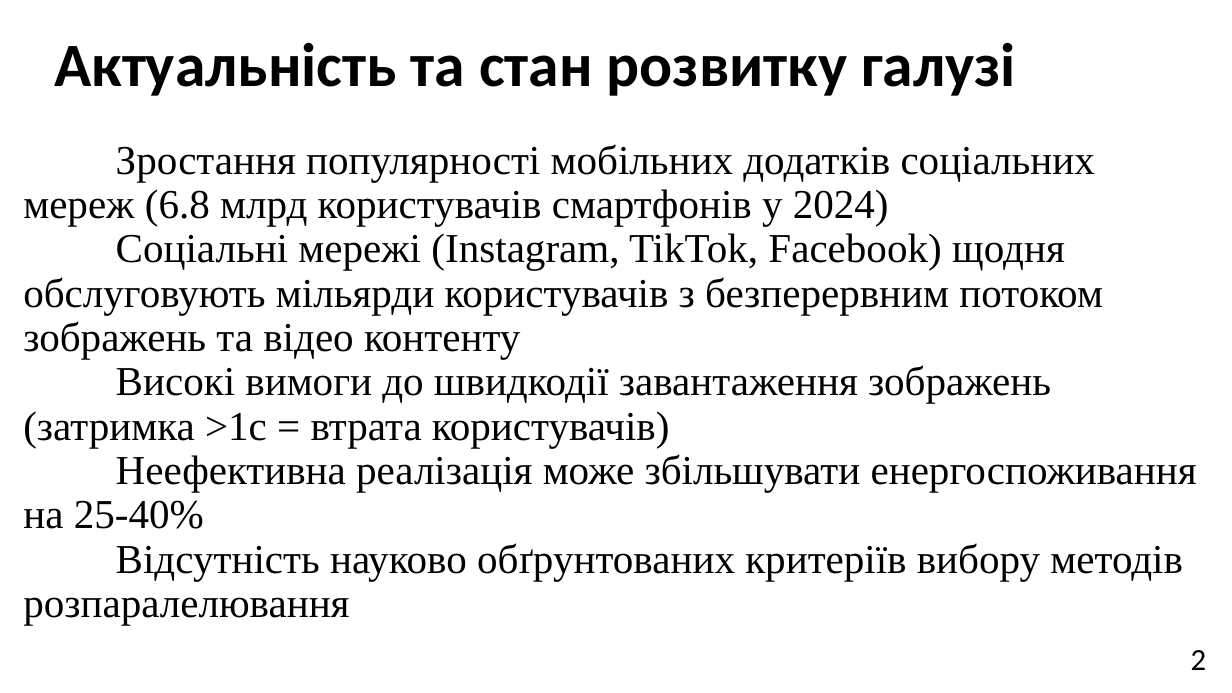
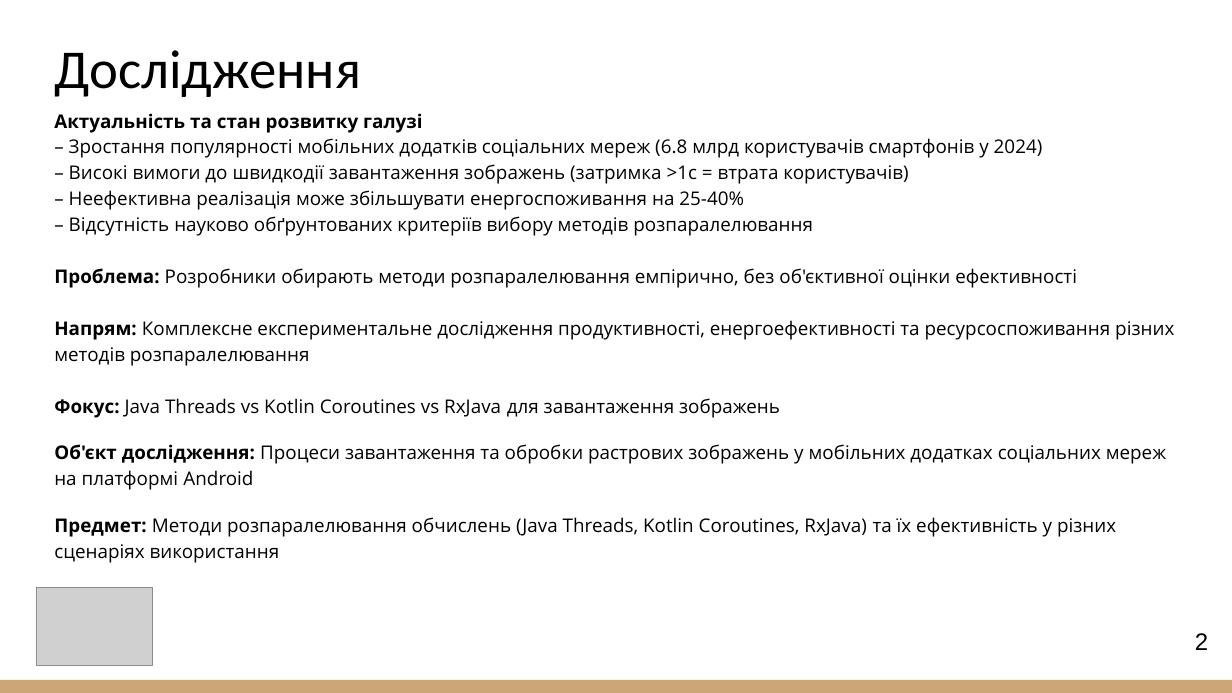
Before and after one commit to polina1836/android-image-processing-test, a slide deck: slide 2 of 2025_М_ПІ_ІПЗ- 23-4_Носова_П_В.pptx. Drawn at 1232x693 pixels with LibreOffice and Linux fonts; fonts in the diff are those of the drawing; grey boxes stand for pictures. Boxes give left, top, right and bottom in pixels: in the first picture for what was removed or moved away, otherwise in the second. Text is boxed around its words. In the diff, an @@ line names an element or a change of style, - is before the commit and + after.

```diff
--- a/2025_М_ПІ_ІПЗ- 23-4_Носова_П_В.pptx
+++ b/2025_М_ПІ_ІПЗ- 23-4_Носова_П_В.pptx
@@ title at [54, 50, 361, 97]: text changed; size 36 to 32 pt; bold off @@
-Актуальність та стан розвитку галузі
+Дослідження
@@ text at [54, 113, 1174, 563]: text changed; size 24 to 11 pt; font Times New Roman to Open Sans @@
-Зростання популярності мобільних додатків соціальних мереж (6.8 млрд користувачів смартфонів у 2024)
-Соціальні мережі (Instagram, TikTok, Facebook) щодня обслуговують мільярди користувачів з безперервним потоком зображень та відео контенту
-Високі вимоги до швидкодії завантаження зображень (затримка >1с = втрата користувачів)
-Неефективна реалізація може збільшувати енергоспоживання на 25-40%
-Відсутність науково обґрунтованих критеріїв вибору методів розпаралелювання
+Актуальність та стан розвитку галузі
+– Зростання популярності мобільних додатків соціальних мереж (6.8 млрд користувачів смартфонів у 2024)
+– Високі вимоги до швидкодії завантаження зображень (затримка >1с = втрата користувачів)
+– Неефективна реалізація може збільшувати енергоспоживання на 25-40%
+– Відсутність науково обґрунтованих критеріїв вибору методів розпаралелювання
+Проблема: Розробники обирають методи розпаралелювання емпірично, без об'єктивної оцінки ефективності
+Напрям: Комплексне експериментальне дослідження продуктивності, енергоефективності та ресурсоспоживання різних методів розпаралелювання
+Фокус: Java Threads vs Kotlin Coroutines vs RxJava для завантаження зображень
+Об'єкт дослідження: Процеси завантаження та обробки растрових зображень у мобільних додатках соціальних мереж на платформі Android
+Предмет: Методи розпаралелювання обчислень (Java Threads, Kotlin Coroutines, RxJava) та їх ефективність у різних сценаріях використання
@@ picture added at [36, 588, 152, 667] @@
@@ page number: place and size @@
-page number at [1191, 650, 1207, 670]
+page number at [1195, 633, 1208, 650]
@@ page number at [1195, 633, 1208, 650]: size 18 to 14 pt, font Calibri to Arial @@
@@ rectangle added at [0, 680, 1232, 693], fill #CCA677 @@
```
Also in this commit, not shown: 7 other slides changed, 4 slides added, 12 slides removed, 1 other file.
